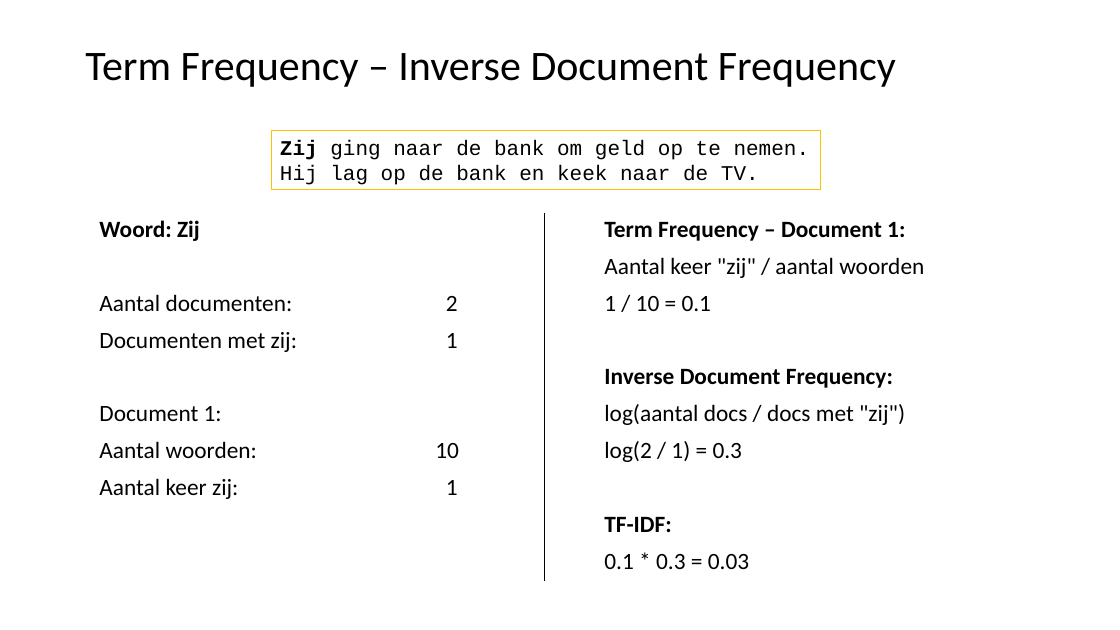
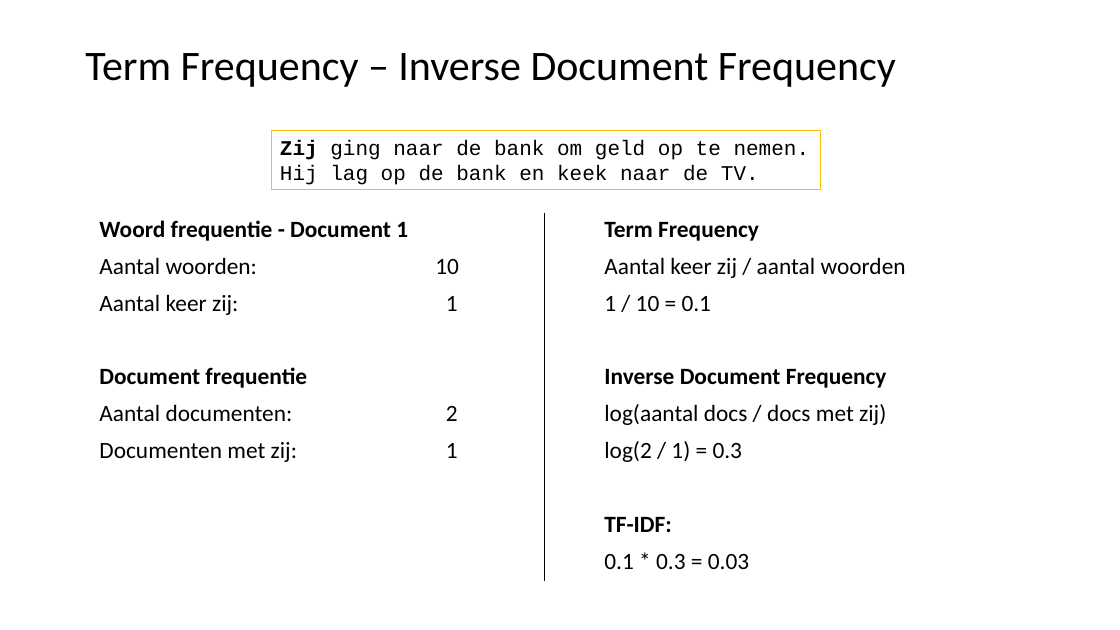
Before and after one commit to LFKoning/knowledge-sharing, a slide deck: slide 39 of python_course/5_nlp/python_cursus_5.pptx. Drawn at 1120x630 pixels with LibreOffice and Linux fonts; fonts in the diff are those of the drawing. Boxes give left, top, right and bottom in pixels: in the first picture for what was removed or moved away, otherwise in the second. Text is boxed around its words. In the diff, an @@ line names an element or a change of style, - is before the commit and + after.

```diff
--- a/python_course/5_nlp/python_cursus_5.pptx
+++ b/python_course/5_nlp/python_cursus_5.pptx
@@ text at bbox=[99, 220, 459, 388]: text changed @@
-Woord: Zij
+Woord frequentie - Document 1
+Aantal woorden: 10
+Aantal keer zij: 1
+Document frequentie
@@ text at bbox=[604, 222, 906, 278]: text changed @@
-Term Frequency – Document 1:
-Aantal keer "zij" / aantal woorden
+Term Frequency
+Aantal keer zij / aantal woorden
@@ text at bbox=[604, 369, 887, 425]: text changed @@
-Inverse Document Frequency:
-log(aantal docs / docs met "zij")
+Inverse Document Frequency
+log(aantal docs / docs met zij)
@@ text at bbox=[99, 406, 459, 499]: paragraphs removed @@
-Document 1:
-Aantal woorden: 10
-Aantal keer zij: 1
```
Also in this commit, not shown: 37 other slides changed, 12 slides added, 11 slides removed, 10 other files.
